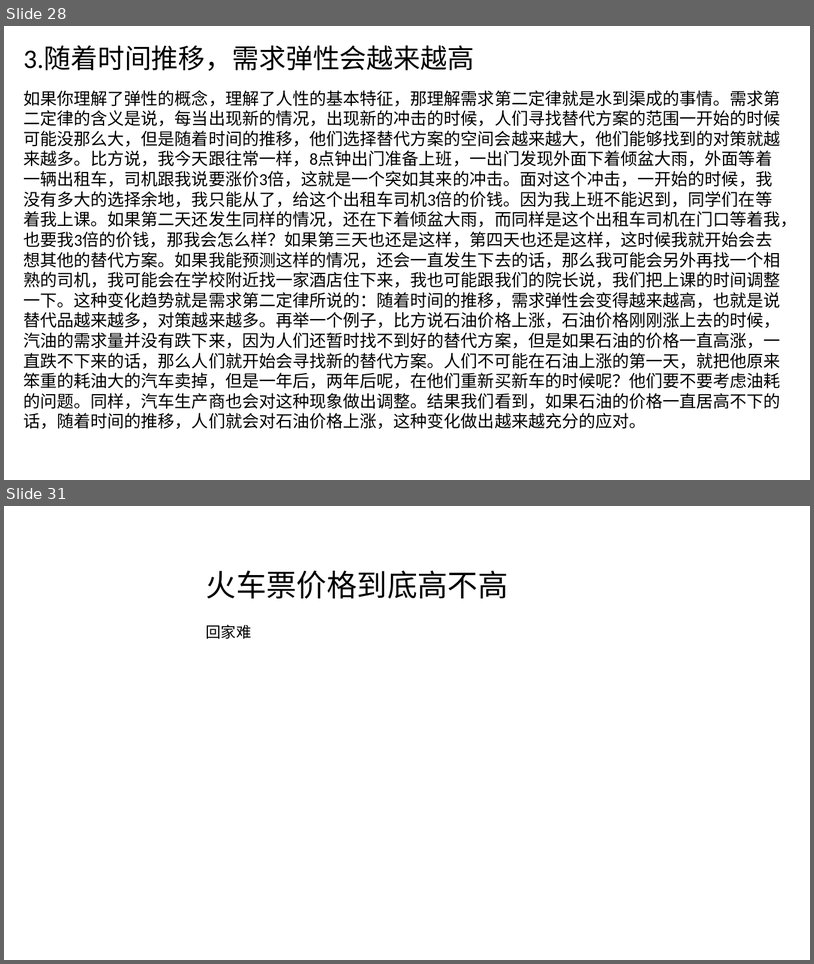
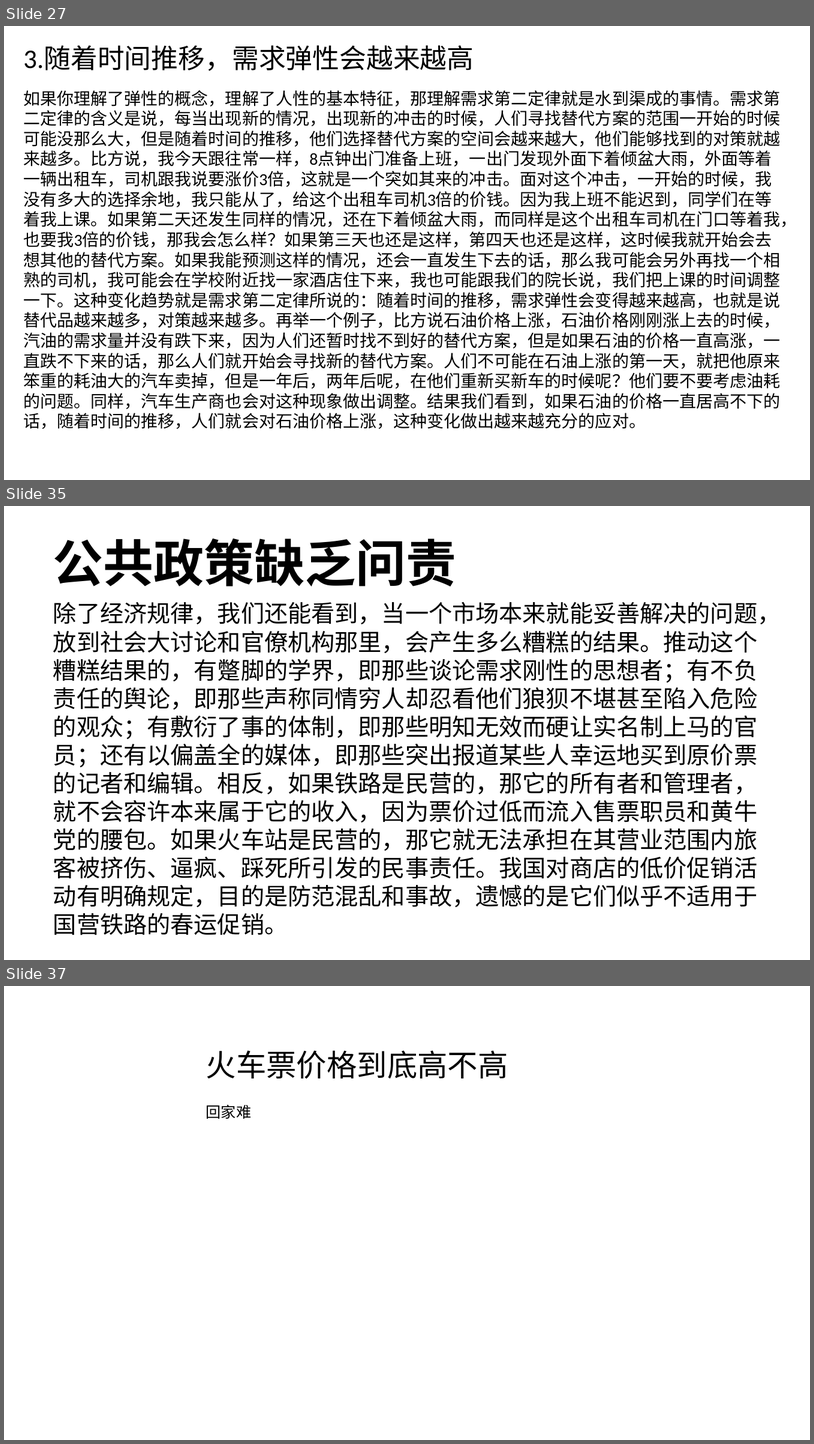
Before and after one commit to FredJiangFei/MyDocuments, a slide deck: 火车票/火车票.pptx. Shown one above the other, each under a label of ours: slides 28 and 31 before the commit, slides 27, 35 and 37 after it; the slides between them are not shown. The pictures are 814x964 and 814x1444 pixels, drawn with LibreOffice and Linux fonts; fonts in the diff are those of the drawing. Boxes give left, top, right and bottom in pixels: in the first picture for what was removed or moved away, otherwise in the second. Text is boxed around its words. In the diff, an @@ line names an element or a change of style, - is before the commit and + after.

Commit message:
火车票

```diff
--- a/火车票/火车票.pptx
+++ b/火车票/火车票.pptx
@@ slide 35 added at <box>4,506,810,960</box>, background #FFFFFF @@
@@ text added at <box>53,538,456,586</box>, 60 pt, text #000000, bold @@
+公共政策缺乏问责
@@ text added at <box>53,602,782,935</box>, 28 pt, text #000000 @@
+除了经济规律，我们还能看到，当一个市场本来就能妥善解决的问题，放到社会大讨论和官僚机构那里，会产生多么糟糕的结果。推动这个糟糕结果的，有蹩脚的学界，即那些谈论需求刚性的思想者；有不负责任的舆论，即那些声称同情穷人却忍看他们狼狈不堪甚至陷入危险的观众；有敷衍了事的体制，即那些明知无效而硬让实名制上马的官员；还有以偏盖全的媒体，即那些突出报道某些人幸运地买到原价票的记者和编辑。相反，如果铁路是民营的，那它的所有者和管理者，就不会容许本来属于它的收入，因为票价过低而流入售票职员和黄牛党的腰包。如果火车站是民营的，那它就无法承担在其营业范围内旅客被挤伤、逼疯、踩死所引发的民事责任。我国对商店的低价促销活动有明确规定，目的是防范混乱和事故，遗憾的是它们似乎不适用于国营铁路的春运促销。
@@ what was slide 28 is now slide 27 @@
@@ what was slide 31 is now slide 37 @@
```
Also in this commit, not shown: 3 slides changed, 6 other slides added, 2 slides removed, 1 other file.
